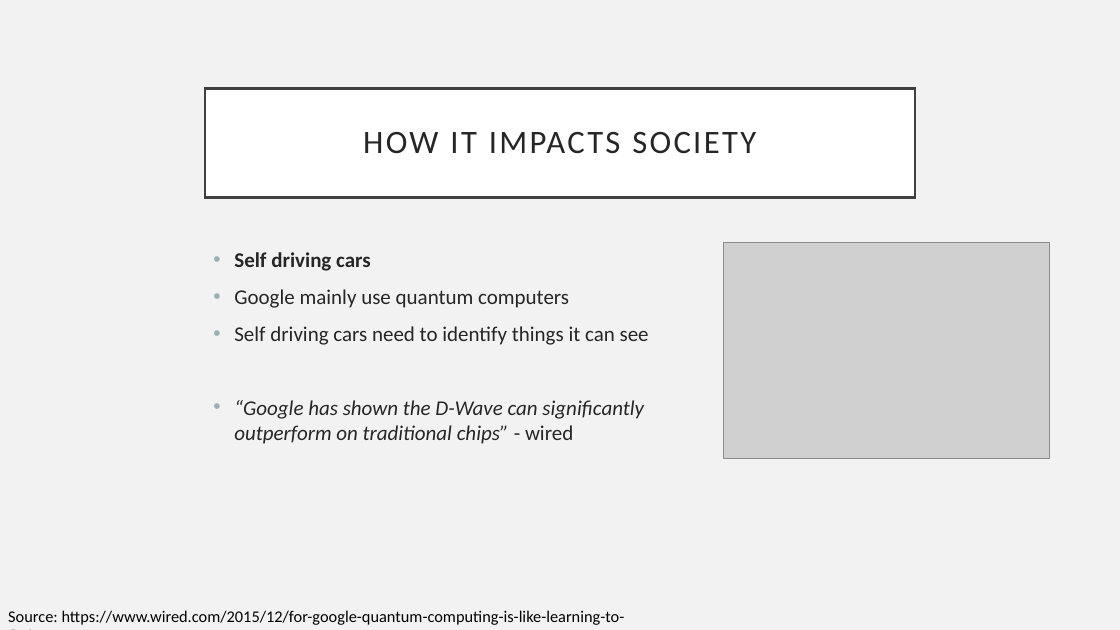
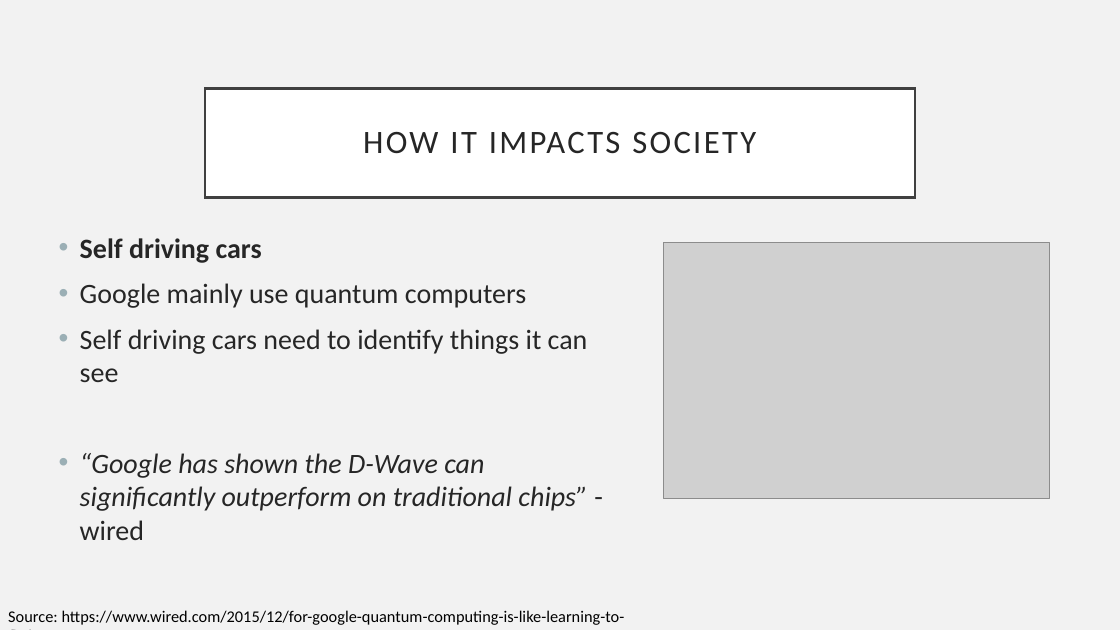
Before and after one commit to 446163/work, a slide deck: slide 7 of Daniel Easteals Quantum Computing.pptx. Drawn at 1120x630 pixels with LibreOffice and Linux fonts; fonts in the diff are those of the drawing; grey boxes stand for pictures. Boxes give left, top, right and bottom in pixels: in the first picture for what was removed or moved away, otherwise in the second. Text is boxed around its words. In the diff, an @@ line names an element or a change of style, - is before the commit and + after.

```diff
--- a/Daniel Easteals Quantum Computing.pptx
+++ b/Daniel Easteals Quantum Computing.pptx
@@ text "Self driving cars": place and size @@
-text "Self driving cars" at <box>234,252,649,444</box>
+text "Self driving cars" at <box>80,238,588,511</box>
@@ text "Self driving cars" at <box>80,238,588,511</box>: size 18 to 24 pt @@
@@ picture: place and size @@
-picture at <box>723,242,1049,459</box>
+picture at <box>664,242,1050,498</box>
```
Also in this commit, not shown: 6 other slides changed, 1 slide added.
